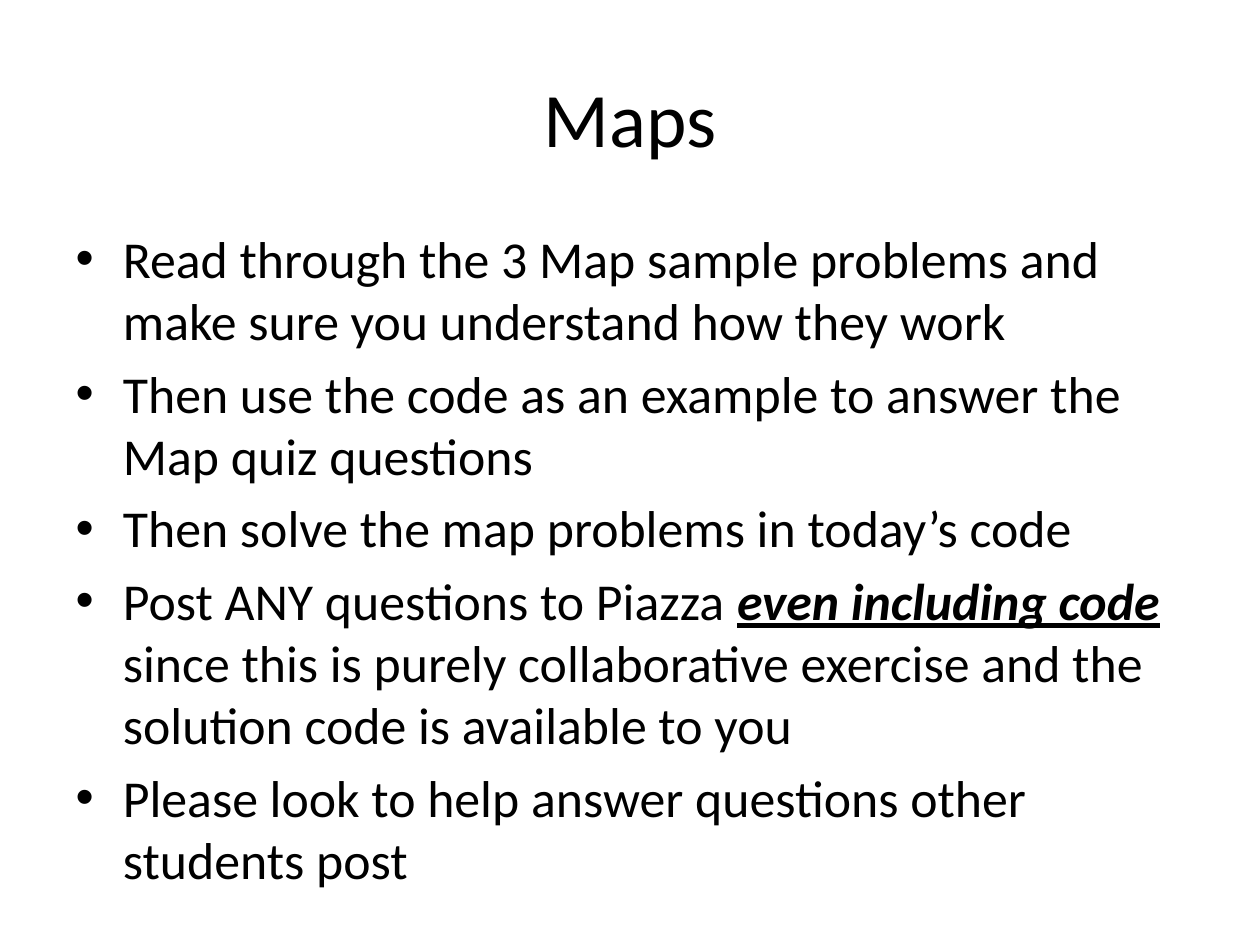
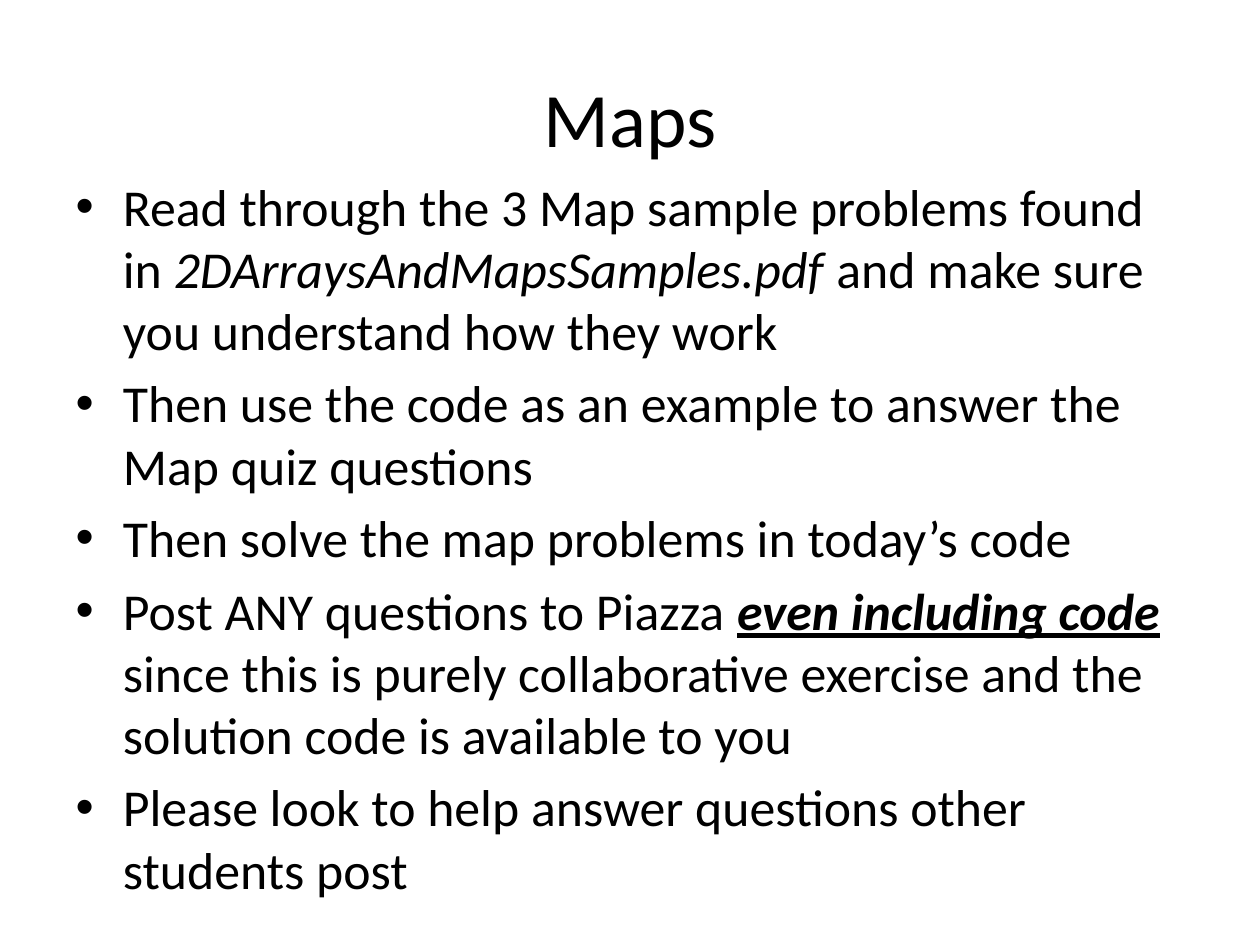
Before and after one commit to RHIT-CSSE/csse220, a slide deck: slide 53 of ClassMaterials/2DArraysAndMaps/Slides/2D Arrays and Maps.pptx (slide 49 before the commit). Drawn at 1260x945 pixels with LibreOffice and Linux fonts; fonts in the diff are those of the drawing. Boxes give left, top, right and bottom in pixels: in the first picture for what was removed or moved away, otherwise in the second. Text is boxed around its words. In the diff, an @@ line names an element or a change of style, - is before the commit and + after.

Commit message:
update 2DArraysMaps slides

```diff
--- a/ClassMaterials/2DArraysAndMaps/Slides/2D Arrays and Maps.pptx
+++ b/ClassMaterials/2DArraysAndMaps/Slides/2D Arrays and Maps.pptx
@@ text "Read through the 3 Map ..." moved from (x1=123, y1=242, x2=1160, y2=826) to (x1=123, y1=190, x2=1160, y2=835) @@
@@ text at (x1=123, y1=190, x2=1144, y2=359): text changed @@
-• Read through the 3 Map sample problems and make sure you understand how they work
+• Read through the 3 Map sample problems found in 2DArraysAndMapsSamples.pdf and make sure you understand how they work
```
Also in this commit, not shown: 10 other slides changed, 4 slides added.
